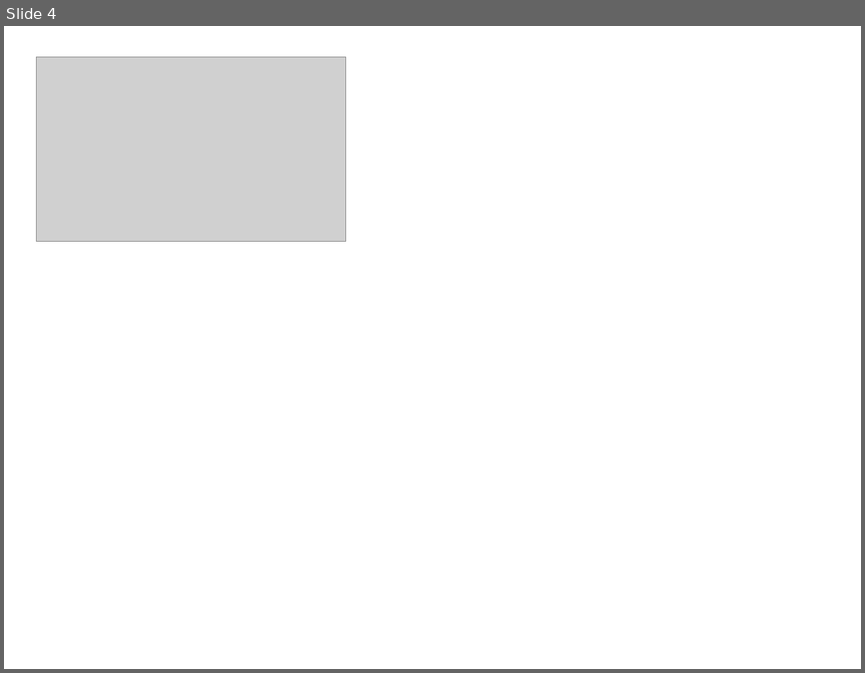
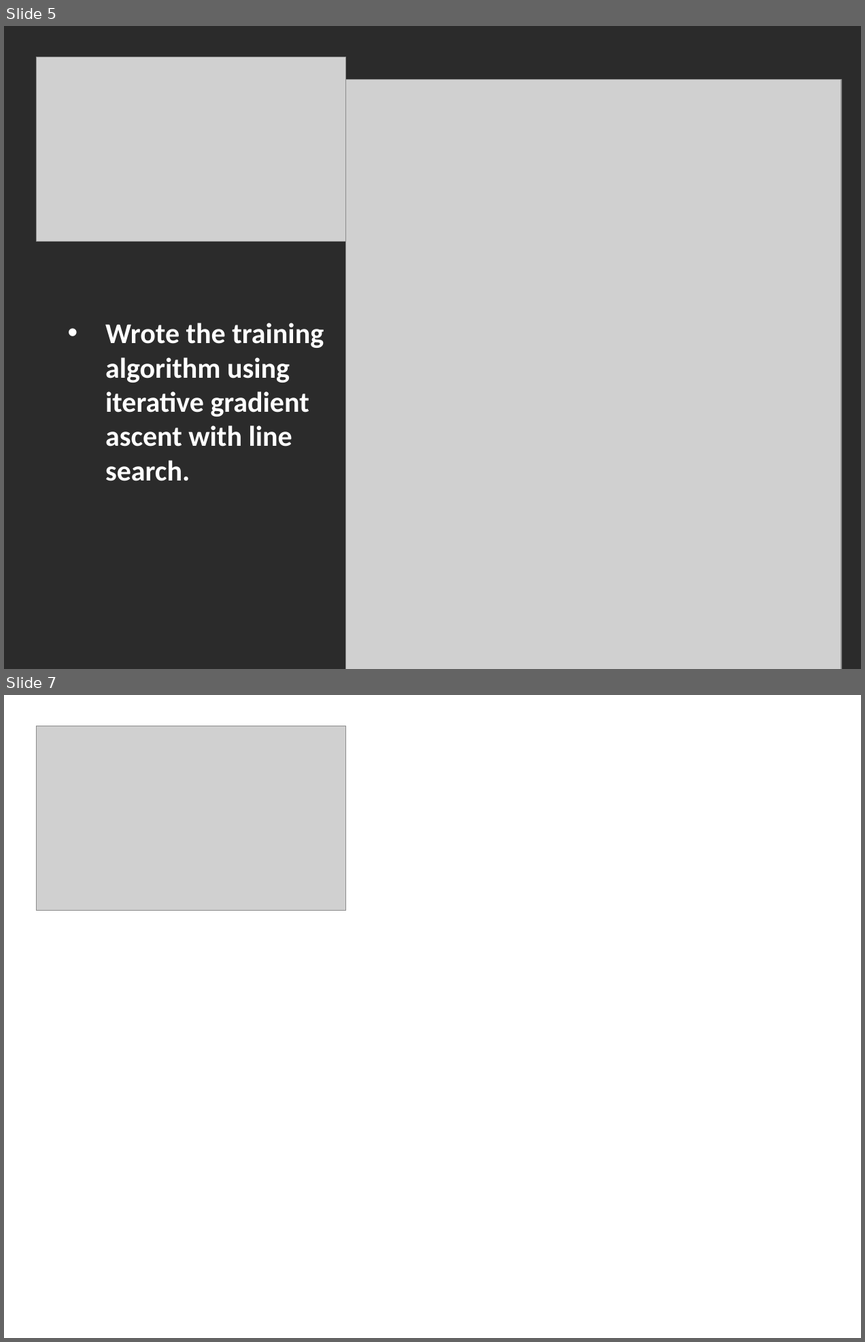
Before and after one commit to exitmouse/drfcsharp, a slide deck: Milestone Presentation/denton_selover_slide.ppt. Shown one above the other, each under a label of ours: slide 4 before the commit, slides 5 and 7 after it; the slides between them are not shown. The pictures are 865x673 and 865x1342 pixels, drawn with LibreOffice and Linux fonts; fonts in the diff are those of the drawing; grey boxes stand for pictures; background and template pictures are left out; a plain dark background stands for a picture behind light text. Boxes give left, top, right and bottom in pixels: in the first picture for what was removed or moved away, otherwise in the second. Text is boxed around its words. In the diff, an @@ line names an element or a change of style, - is before the commit and + after.

```diff
--- a/Milestone Presentation/denton_selover_slide.ppt
+++ b/Milestone Presentation/denton_selover_slide.ppt
@@ slide 5 added at <box>4,26,861,669</box>, background picture (left out) @@
@@ picture added at <box>37,57,346,241</box> @@
@@ picture added at <box>346,79,841,669</box> @@
@@ freeform shape added at <box>394,106,801,639</box>, fill #FFFFFF, outline #000000 0.99 pt @@
@@ text added at <box>105,322,324,481</box>, 24 pt, text #FFFFFF, bold @@
+• Wrote the training algorithm using iterative gradient ascent with line search.
@@ what was slide 4 is now slide 7 @@
```
Also in this commit, not shown: 3 slides changed, 3 other slides added, 9 other files.
